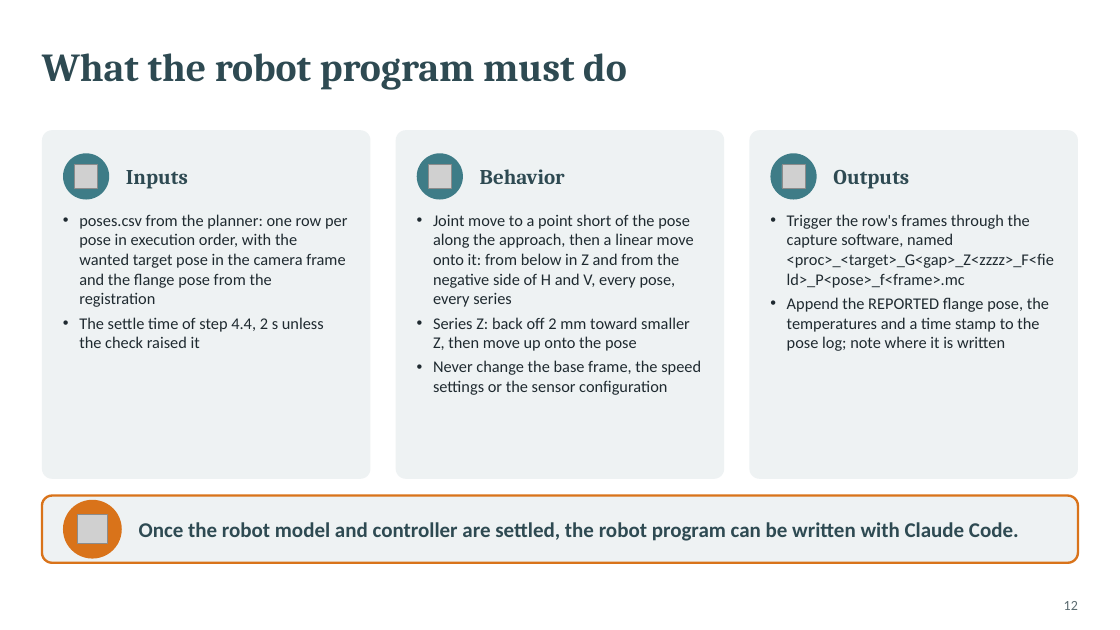
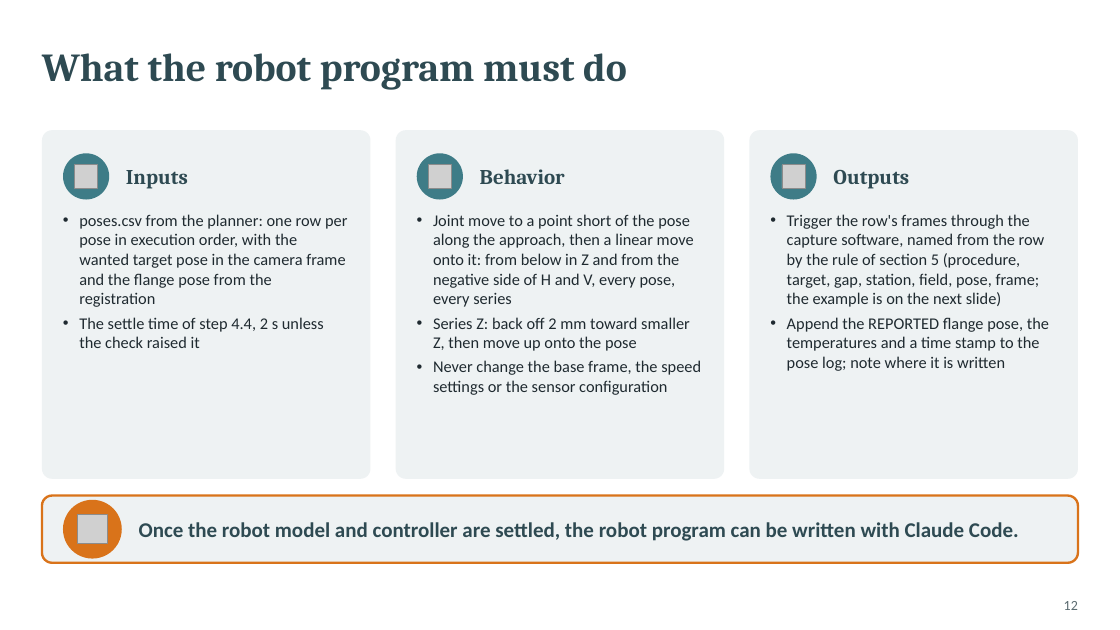
Before and after one commit to glibertyreach/sensor_performance_estimation, a slide deck: slide 12 of docs/presentations/vsx3000_test_procedure.pptx. Drawn at 1120x630 pixels with LibreOffice and Linux fonts; fonts in the diff are those of the drawing; grey boxes stand for pictures. Boxes give left, top, right and bottom in pixels: in the first picture for what was removed or moved away, otherwise in the second. Text is boxed around its words. In the diff, an @@ line names an element or a change of style, - is before the commit and + after.

```diff
--- a/docs/presentations/vsx3000_test_procedure.pptx
+++ b/docs/presentations/vsx3000_test_procedure.pptx
@@ text at [787, 214, 1045, 307]: text changed @@
-• Trigger the row's frames through the capture software, named <proc>_<target>_G<gap>_Z<zzzz>_F<field>_P<pose>_f<frame>.mc
+• Trigger the row's frames through the capture software, named from the row by the rule of section 5 (procedure, target, gap, station, field, pose, frame; the example is on the next slide)
```
Also in this commit, not shown: 1 other slide changed, 32 other files.
